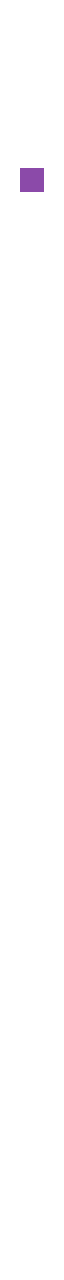
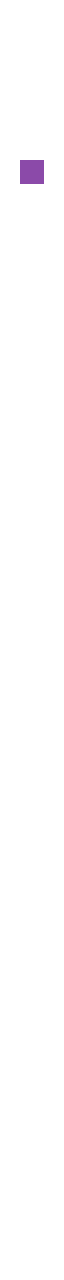
Layers edited between the first and the second 64x1280 image:
painted on "Rectangle 1" over left=20, top=160, right=44, bottom=192
